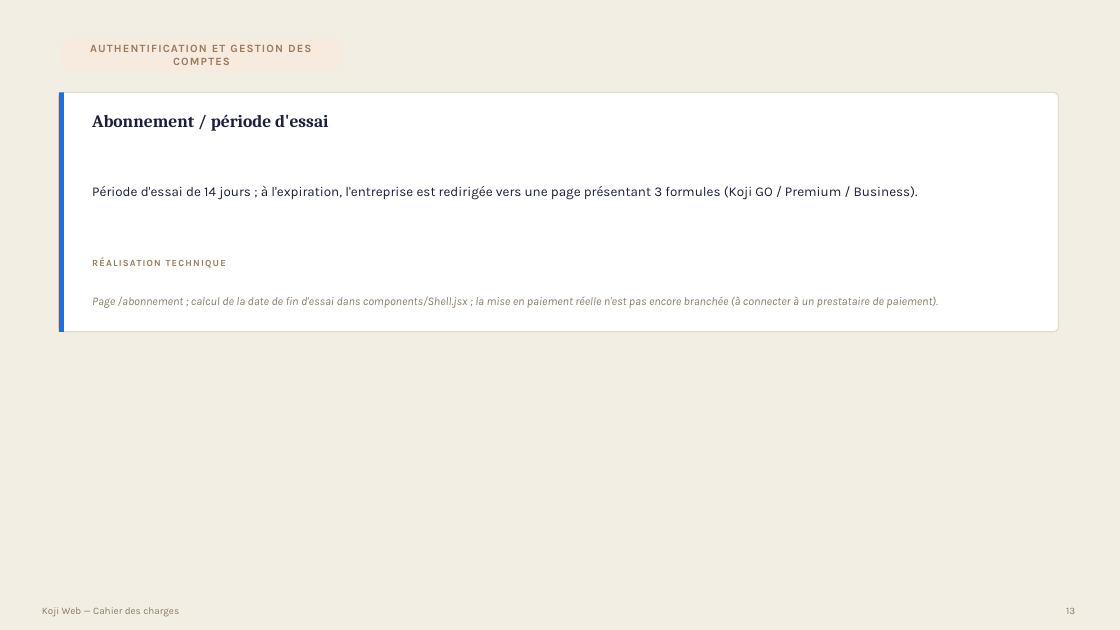
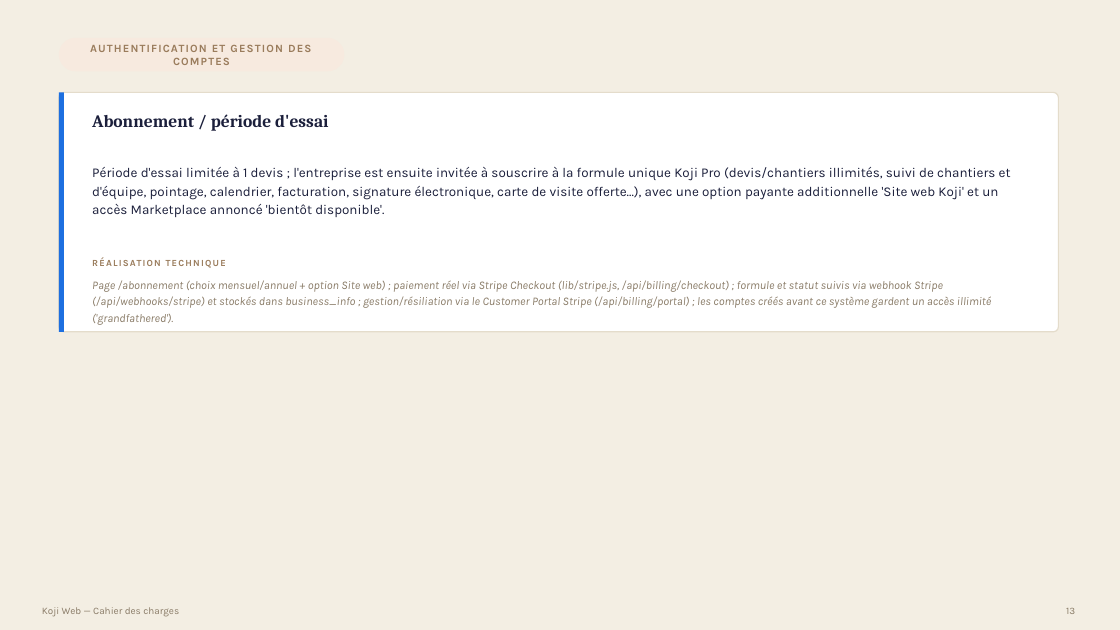
Before and after one commit to bouhouchimira-prog/web-app-Koji, a slide deck: slide 14 of docs/cahier-des-charges/Cahier-des-charges-Koji-Web.pptx. Drawn at 1120x630 pixels with LibreOffice and Linux fonts; fonts in the diff are those of the drawing. Boxes give left, top, right and bottom in pixels: in the first picture for what was removed or moved away, otherwise in the second. Text is boxed around its words. In the diff, an @@ line names an element or a change of style, - is before the commit and + after.

```diff
--- a/docs/cahier-des-charges/Cahier-des-charges-Koji-Web.pptx
+++ b/docs/cahier-des-charges/Cahier-des-charges-Koji-Web.pptx
@@ text at (x1=92, y1=167, x2=1011, y2=217): text changed @@
-Période d'essai de 14 jours ; à l'expiration, l'entreprise est redirigée vers une page présentant 3 formules (Koji GO / Premium / Business).
+Période d'essai limitée à 1 devis ; l'entreprise est ensuite invitée à souscrire à la formule unique Koji Pro (devis/chantiers illimités, suivi de chantiers et d'équipe, pointage, calendrier, facturation, signature électronique, carte de visite offerte...), avec une option payante additionnelle 'Site web Koji' et un accès Marketplace annoncé 'bientôt disponible'.
@@ text at (x1=92, y1=280, x2=991, y2=325): text changed @@
-Page /abonnement ; calcul de la date de fin d'essai dans components/Shell.jsx ; la mise en paiement réelle n'est pas encore branchée (à connecter à un prestataire de paiement).
+Page /abonnement (choix mensuel/annuel + option Site web) ; paiement réel via Stripe Checkout (lib/stripe.js, /api/billing/checkout) ; formule et statut suivis via webhook Stripe (/api/webhooks/stripe) et stockés dans business_info ; gestion/résiliation via le Customer Portal Stripe (/api/billing/portal) ; les comptes créés avant ce système gardent un accès illimité ('grandfathered').
```
Also in this commit, not shown: 7 other slides changed, 3 slides added, 1 slide removed, 15 other files.
